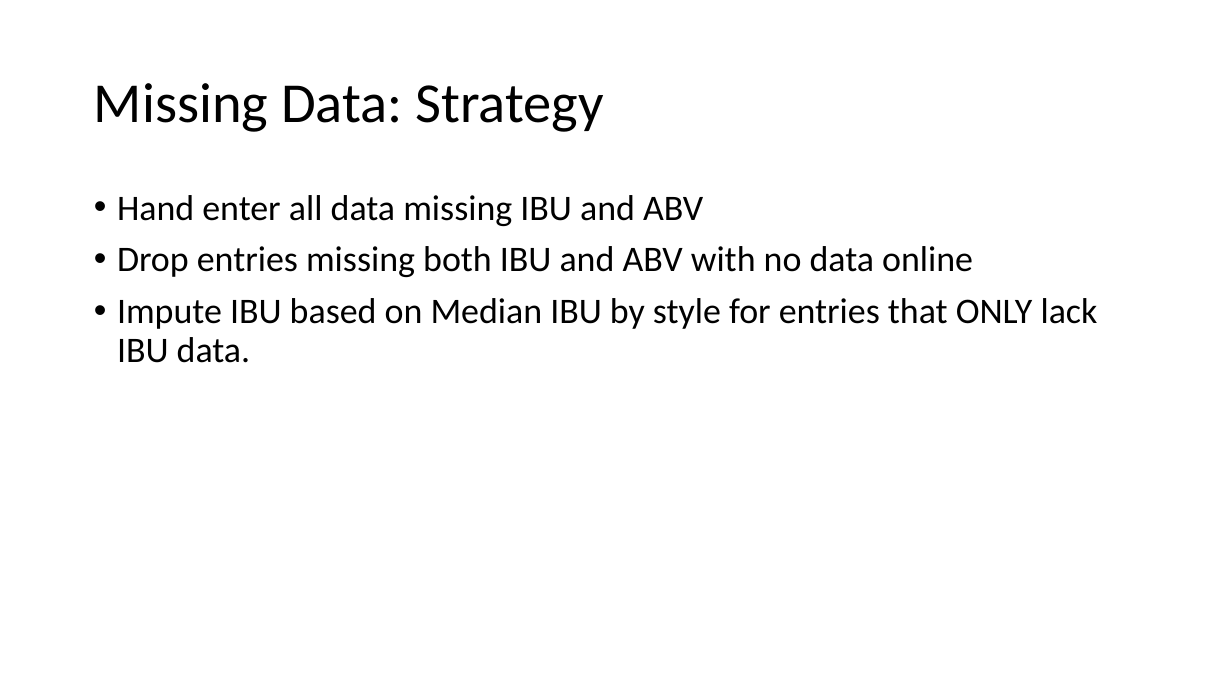
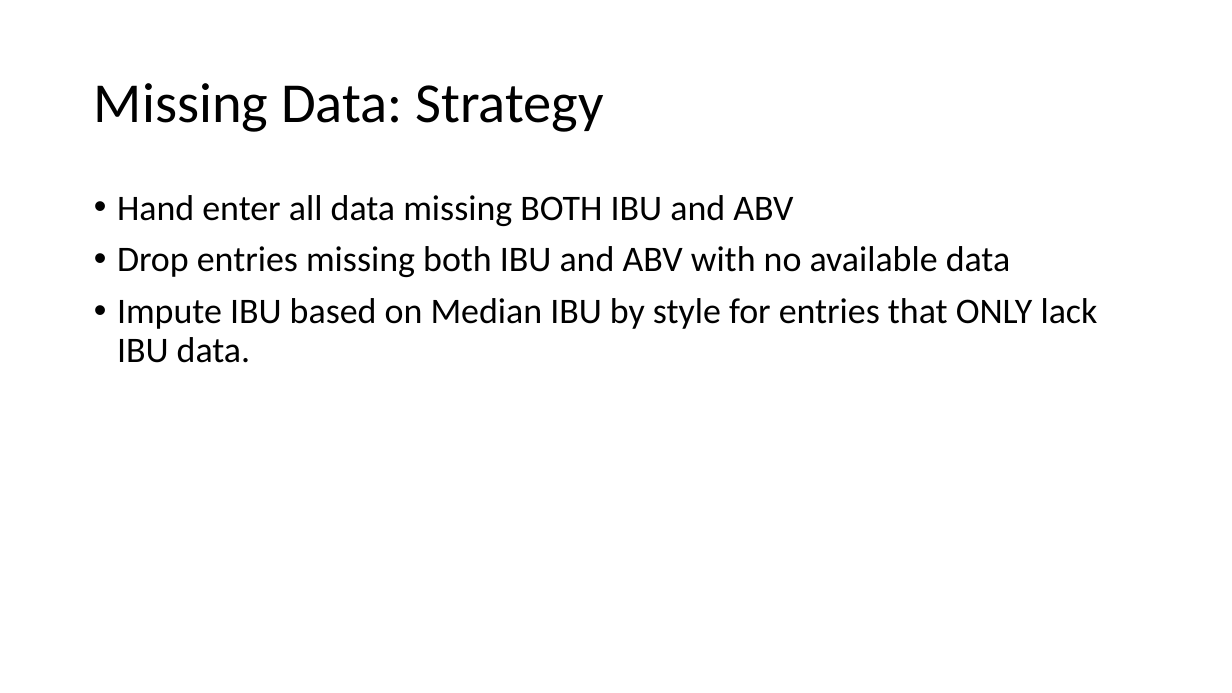
Before and after one commit to RiccoFerraro/dds_case_study_1, a slide deck: slide 6 of Beers_and_Breweries.pptx (slide 7 before the commit). Drawn at 1232x693 pixels with LibreOffice and Linux fonts; fonts in the diff are those of the drawing. Boxes give left, top, right and bottom in pixels: in the first picture for what was removed or moved away, otherwise in the second. Text is boxed around its words. In the diff, an @@ line names an element or a change of style, - is before the commit and + after.

```diff
--- a/Beers_and_Breweries.pptx
+++ b/Beers_and_Breweries.pptx
@@ text at [117,195,1011,277]: text changed @@
-• Hand enter all data missing IBU and ABV
-• Drop entries missing both IBU and ABV with no data online
+• Hand enter all data missing BOTH IBU and ABV
+• Drop entries missing both IBU and ABV with no available data
```
Also in this commit, not shown: 4 other slides changed, 3 slides removed, 3 other files.
